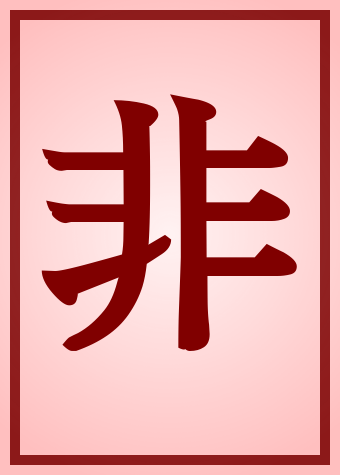
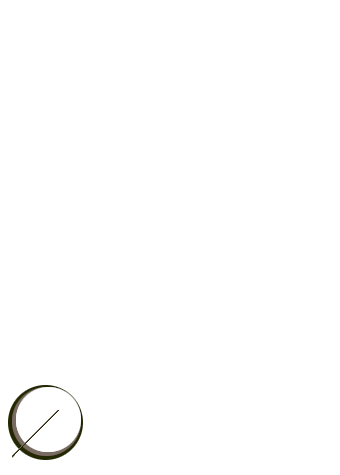
Layered file, before and after one edit (340 x 475). Changes by layer:
showed "題名", opacity 50% → 100%, moved it above "na_00_hajimari_b_s_4.png", painted on it over bbox(0, 0, 340, 475)
renamed "非" to "na_00_hajimari_b_s_4.png", hid it, painted on it over bbox(2, 2, 338, 473)
removed layer "題名 #4" (was 80%) over bbox(10, 10, 330, 465)
removed layer "題名 #3" (was 80%) over bbox(0, 0, 340, 475)
removed layer "題名 コピー" (was 50%) over bbox(0, 0, 340, 475)
